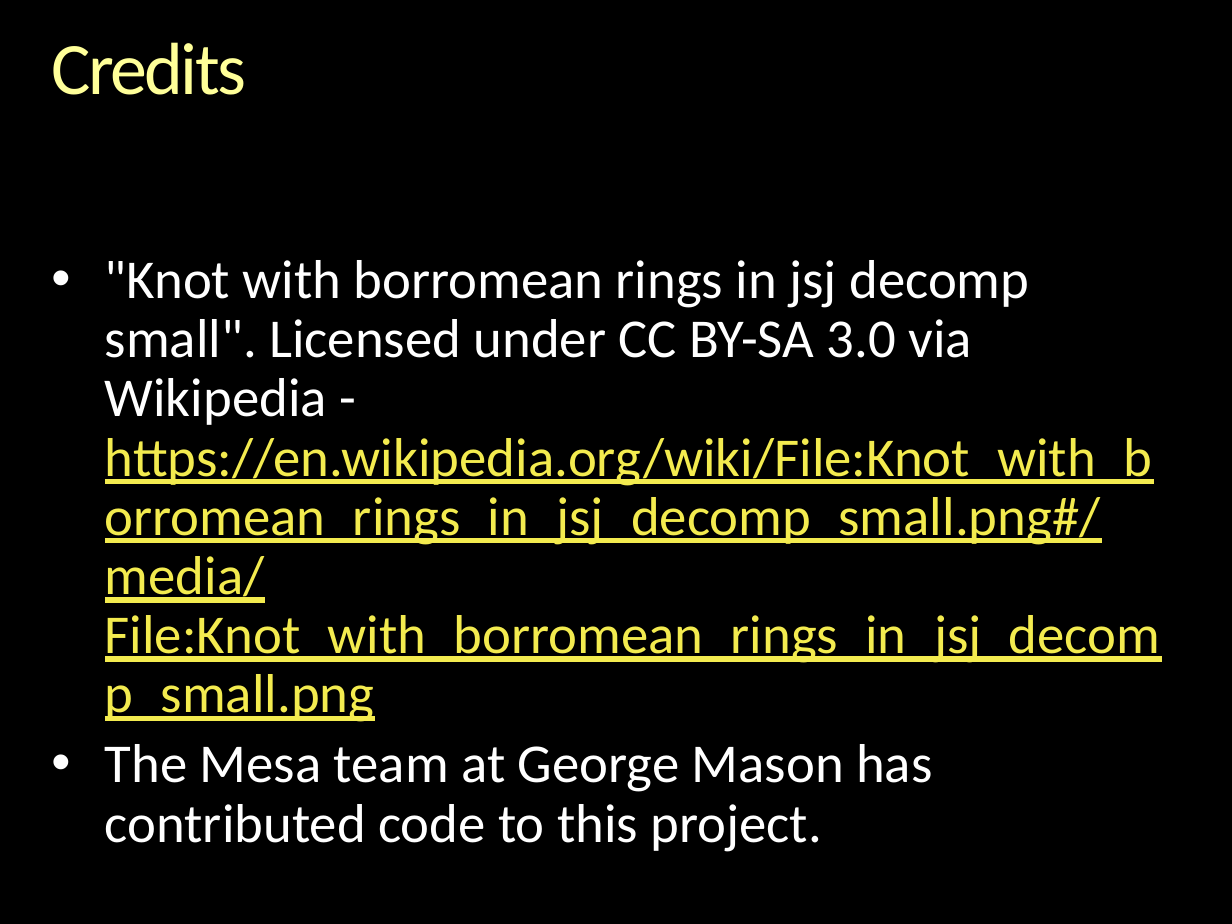
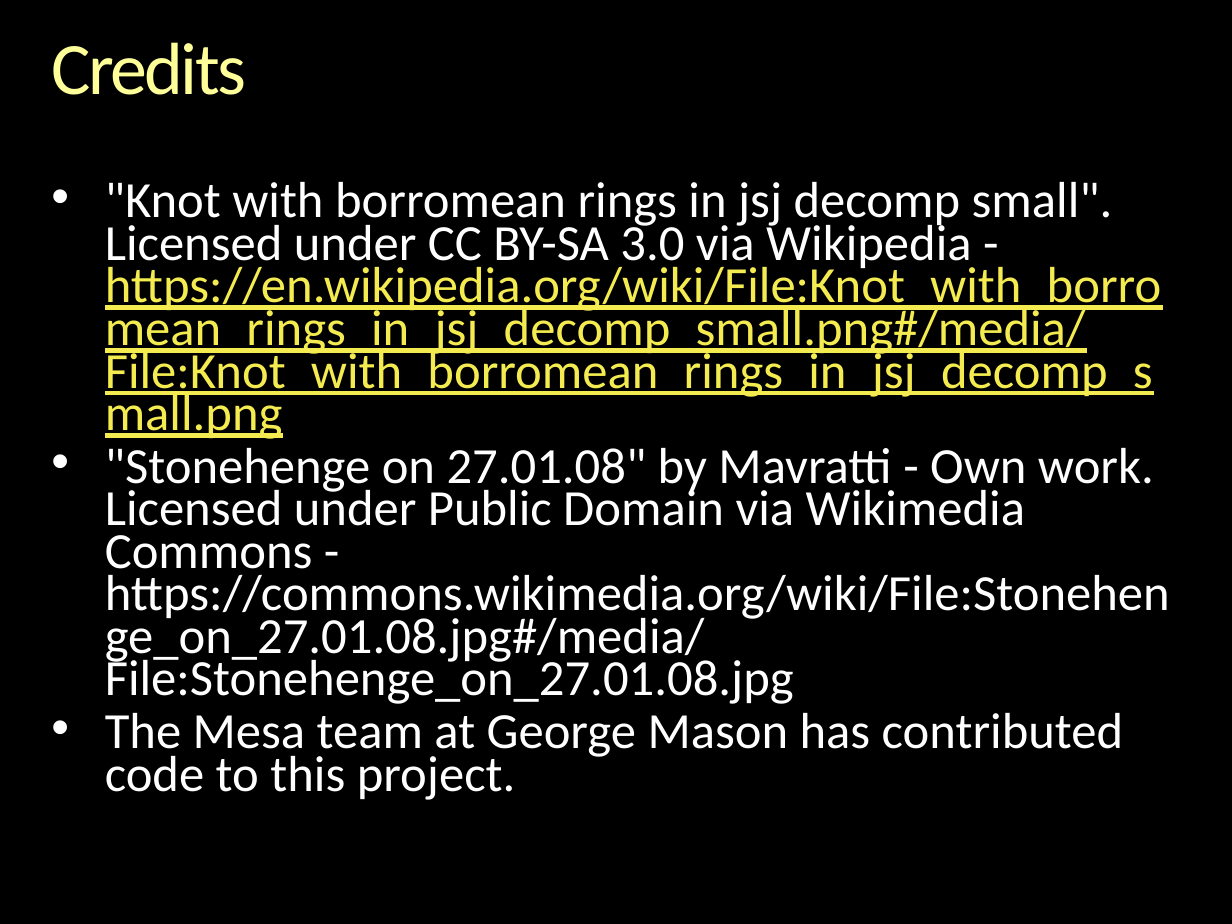
Before and after one commit to gcallah/indras_net, a slide deck: slide 25 of docs/GenericProgrammingAndABM.pptx (slide 21 before the commit). Drawn at 1232x924 pixels with LibreOffice and Linux fonts; fonts in the diff are those of the drawing; background and template pictures are left out. Boxes give left, top, right and bottom in pixels: in the first picture for what was removed or moved away, otherwise in the second. Text is boxed around its words. In the diff, an @@ line names an element or a change of style, - is before the commit and + after.

```diff
--- a/docs/GenericProgrammingAndABM.pptx
+++ b/docs/GenericProgrammingAndABM.pptx
@@ text ""Knot with borromean rings in ..." moved from (x1=105, y1=260, x2=1160, y2=852) to (x1=105, y1=182, x2=1170, y2=800) @@
@@ text at (x1=105, y1=182, x2=1161, y2=800): size 32 to 29.6 pt in ""Knot with borromean rings in jsj decomp ...", "The Mesa team at George Mason has ..."; line spacing 0.9 to 0.7 @@
@@ text at (x1=105, y1=448, x2=1170, y2=704): paragraph added @@
+• "Stonehenge on 27.01.08" by Mavratti - Own work. Licensed under Public Domain via Wikimedia Commons - https://commons.wikimedia.org/wiki/File:Stonehenge_on_27.01.08.jpg#/media/File:Stonehenge_on_27.01.08.jpg
```
Also in this commit, not shown: 5 other slides changed, 4 slides added, 3 slides removed.
